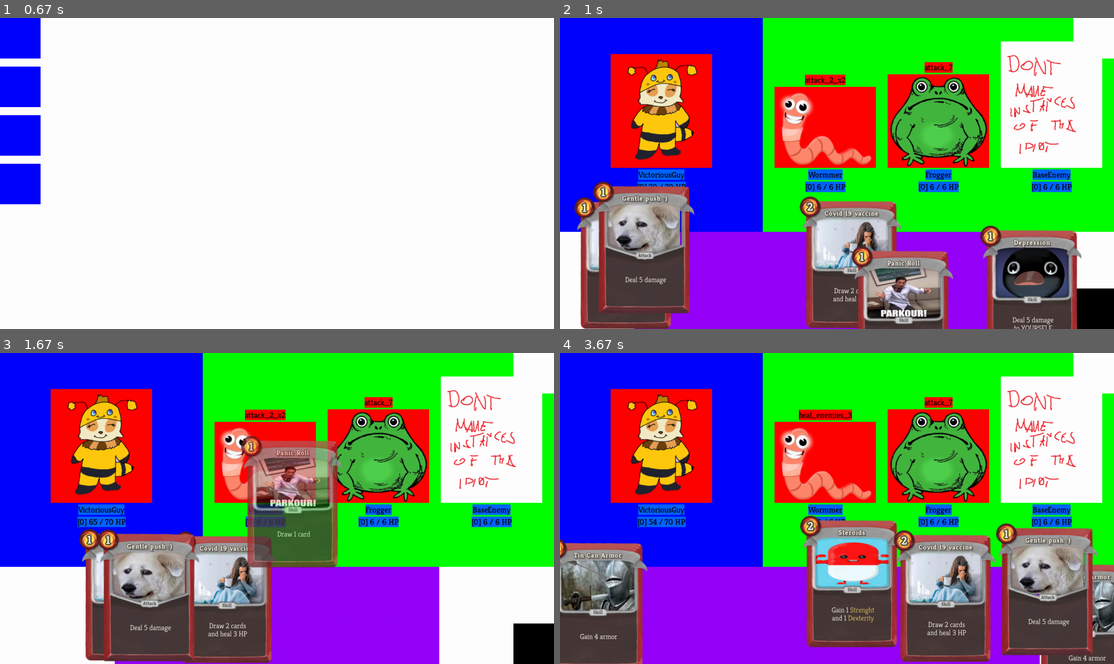
Above: before the commit, frames 1-4 (two rows, left to right).
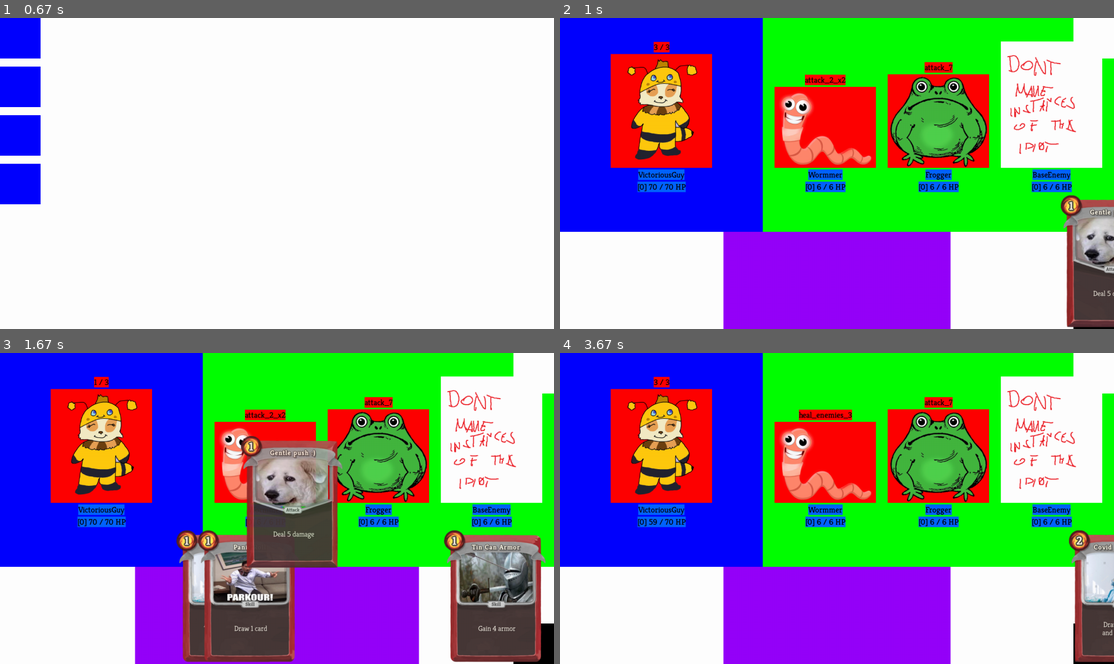
Above: after the commit, the same moments.

Repository: DawidKrolikiewicz/SlayTheSpire-WITH-PYGAME
Game: pygame game, started from CardGame/GameFolder/main.py
The game is run twice, just before and just after one commit, with the same random seed, the same clock (stepped at 60 frames per second) and the same inputs.
Inputs (mouse positions are in pixels of both pictures, inside the frame that each line leads up to):
- Up to frame 1 (0.67 s): no input
- Up to frame 2 (1 s): press the mouse at (582, 36) at 0.87 s; move the mouse to (643, 73) at 0.97 s
- Up to frame 3 (1.67 s): release the mouse at (144, 446) at 1.1 s; press the mouse at (454, 595) at 1.2 s; move the mouse to (310, 527) at 1.3 s; release the mouse at (160, 458) at 1.43 s; press the mouse at (349, 595) at 1.53 s; move the mouse to (293, 502) at 1.63 s
- Up to frame 4 (3.67 s): release the mouse at (792, 405) at 1.77 s; press the mouse at (909, 595) at 1.87 s; move the mouse to (925, 505) at 1.97 s; release the mouse at (942, 418) at 2.1 s; press the mouse at (692, 595) at 2.2 s; move the mouse to (842, 608) at 2.3 s; release the mouse at (992, 620) at 2.43 s; press the mouse at (947, 608) at 2.53 s; move the mouse to (859, 533) at 2.63 s; release the mouse at (764, 458) at 2.77 s; press the mouse at (742, 502) at 2.87 s; move the mouse to (814, 483) at 2.97 s; release the mouse at (892, 461) at 3.1 s; press the mouse at (753, 595) at 3.2 s; move the mouse to (742, 580) at 3.3 s; release the mouse at (731, 564) at 3.43 s; press the mouse at (1091, 642) at 3.53 s; move the mouse to (875, 542) at 3.63 s

Frame 1 is identical in both runs. In frame 2, 30% of the frame differs, in the area x 2-100%, y 7-100%; in frame 3, 26%; in frame 4, 33%, in the area x 0-100%, y 7-100%.

Commit message:
Movement Kart + Widoczna mana

Diff:
--- a/CardGame/GameFolder/cardsFile.py
+++ b/CardGame/GameFolder/cardsFile.py
@@ -25,9 +25,9 @@
         self.rect.topleft = (1366, 440)
 
         self.place = pygame.Vector2(0, 0)
-        self.move_speed = 4
-
-        self.randomize_card_position()
+        self.move_speed = 20
+
+        self.reset_card_position()
 
         # SHOP RELATED
         self.price_range = (0, 0)
@@ -55,27 +55,18 @@
                 player.drag = None
 
     def update(self, screen, player, index, hand_rect):
-        # DOING NOTHING :)
+        # COMBAT ENCOUNTER UPDATE
         if player.current_room.__class__.__name__ == "CombatEncounter":
+            pos = pygame.mouse.get_pos()
             if player.drag == self:
                 # Follow mouse
-                pos = pygame.mouse.get_pos()
                 self.rect.center = (pos[0], pos[1])
             else:
-                # Find out default position
-                self.place = pygame.Vector2(hand_rect.left + (index * 200), 600)
-                print(index)
-                # Move to your default position in hand
-                if self.rect.center != self.place:
-                    if self.rect.centerx < self.place[0]:
-                        self.rect.centerx += self.move_speed
-                    elif self.rect.centerx > self.place[0]:
-                        self.rect.centerx -= self.move_speed
-                    if self.rect.centery < self.place[1]:
-                        self.rect.centery += self.move_speed
-                    elif self.rect.centery > self.place[1]:
-                        self.rect.centery -= self.move_speed
-                pass
+                # Move to default position based on index in hand
+                self.place = pygame.Vector2(hand_rect.left + (index * 140), 600)
+                current = pygame.Vector2(self.rect.center)
+                current.move_towards_ip(self.place, self.move_speed)
+                self.rect.center = current
 
             self.draw(screen)
 
@@ -86,10 +77,8 @@
     def action(self, player, list_of_enemies, target):
         print(f"CardBase action executing!")
 
-    def randomize_card_position(self):
-        x = random.randint(0, 1366)
-        y = random.randint(528, 768)
-        self.rect.center = (x, y)
+    def reset_card_position(self):
+        self.rect.center = (1500, 600)
 
 
 # ======================= Card1 =======================
--- a/CardGame/GameFolder/playerFile.py
+++ b/CardGame/GameFolder/playerFile.py
@@ -21,16 +21,19 @@
         self.rect_sprite.bottom = 370
         self.rect_sprite.centerx = 250
 
-        self.image_name = characterFile.text_font.render(self.name, True, (0, 0, 0))
-        self.rect_name = self.image_name.get_rect()
-        self.rect_name.top = self.rect_sprite.bottom + 4
-
-        self.image_hp = characterFile.text_font.render(f"[{self.armor}] {self.cur_health} / {self.max_health} HP", True, (0, 0, 0))
-        self.rect_hp = self.image_hp.get_rect()
-        self.rect_hp.top = self.rect_name.bottom + 4
+        self.image_mana = characterFile.text_font.render(f"{self.mana} / 3", True, (0, 0, 0))
+        self.rect_mana = self.image_mana.get_rect()
+        self.rect_mana.midbottom = self.rect_sprite.midtop - pygame.Vector2(0, 4)
 
     def update(self, screen):
         super().update(screen)
+
+        # DRAWING PLAYER MANA
+        self.image_mana = characterFile.text_font.render(f"{self.mana} / 3", True, (0, 0, 0))
+        self.rect_mana = self.image_mana.get_rect()
+        self.rect_mana.midbottom = self.rect_sprite.midtop - pygame.Vector2(0, 4)
+        pygame.draw.rect(screen, (255, 0, 0), self.rect_mana)
+        screen.blit(self.image_mana, self.rect_mana.topleft)
 
     def info(self):
         super().info()
@@ -79,7 +82,7 @@
                 self.mana -= card.cost
                 self.hand.remove(card)
                 card.action(player, list_of_enemies, target)
-                card.randomize_card_position()
+                card.reset_card_position()
                 self.discard.append(card)
             else:
                 print(f"Not enough mana to play {card.name}!")
@@ -87,6 +90,7 @@
     def discard_card(self, card):
         self.hand.remove(card)
         self.discard.append(card)
+        card.reset_card_position()
 
     def start_combat(self):
         self.deck += self.run_deck
--- a/CardGame/GameFolder/roomsFile.py
+++ b/CardGame/GameFolder/roomsFile.py
@@ -161,10 +161,14 @@
             enemy.update(screen)
 
         # Update every card in hand
-        self.bg_hand_rect.update(0, 528, 200 * len(player.hand), 240)
+        self.bg_hand_rect.update(0, 528, 140 * len(player.hand) - 140, 240)
         self.bg_hand_rect.centerx = 683
         for index, card in enumerate(player.hand):
             card.update(screen, player, index, self.bg_hand_rect)
+        for card in player.hand:
+            pos = pygame.mouse.get_pos()
+            if (card.rect.collidepoint(pos) and player.drag is None) or player.drag == card:
+                card.draw(screen)
 
         if self.state == 0:
             # COMBAT START
